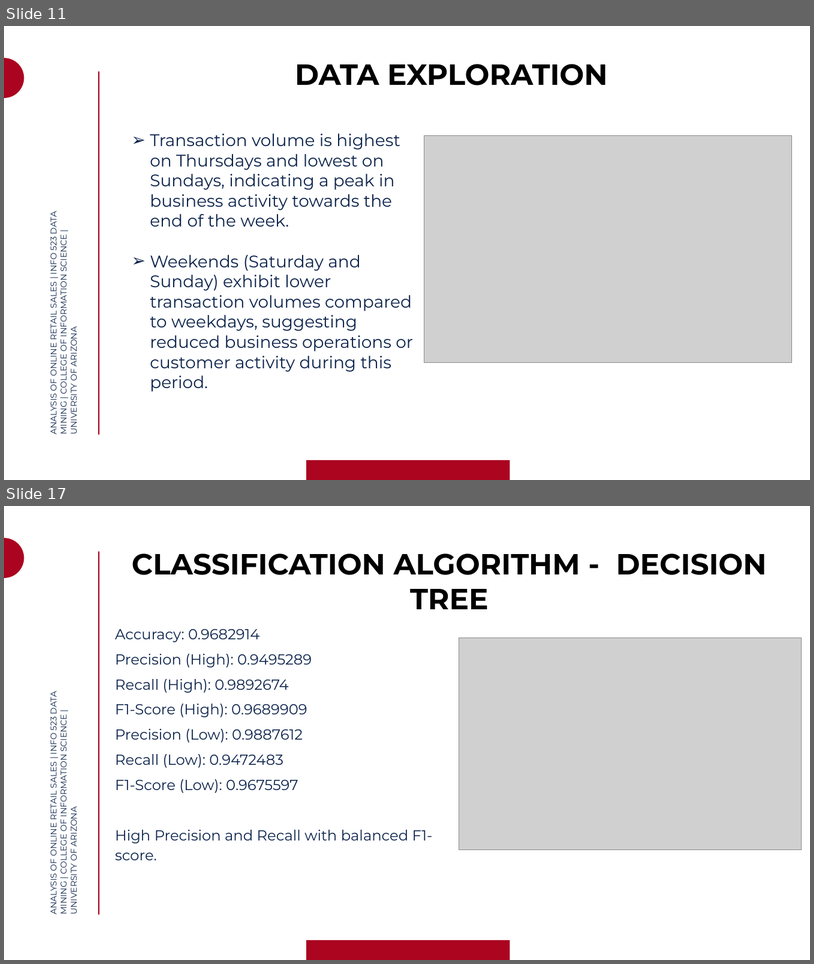
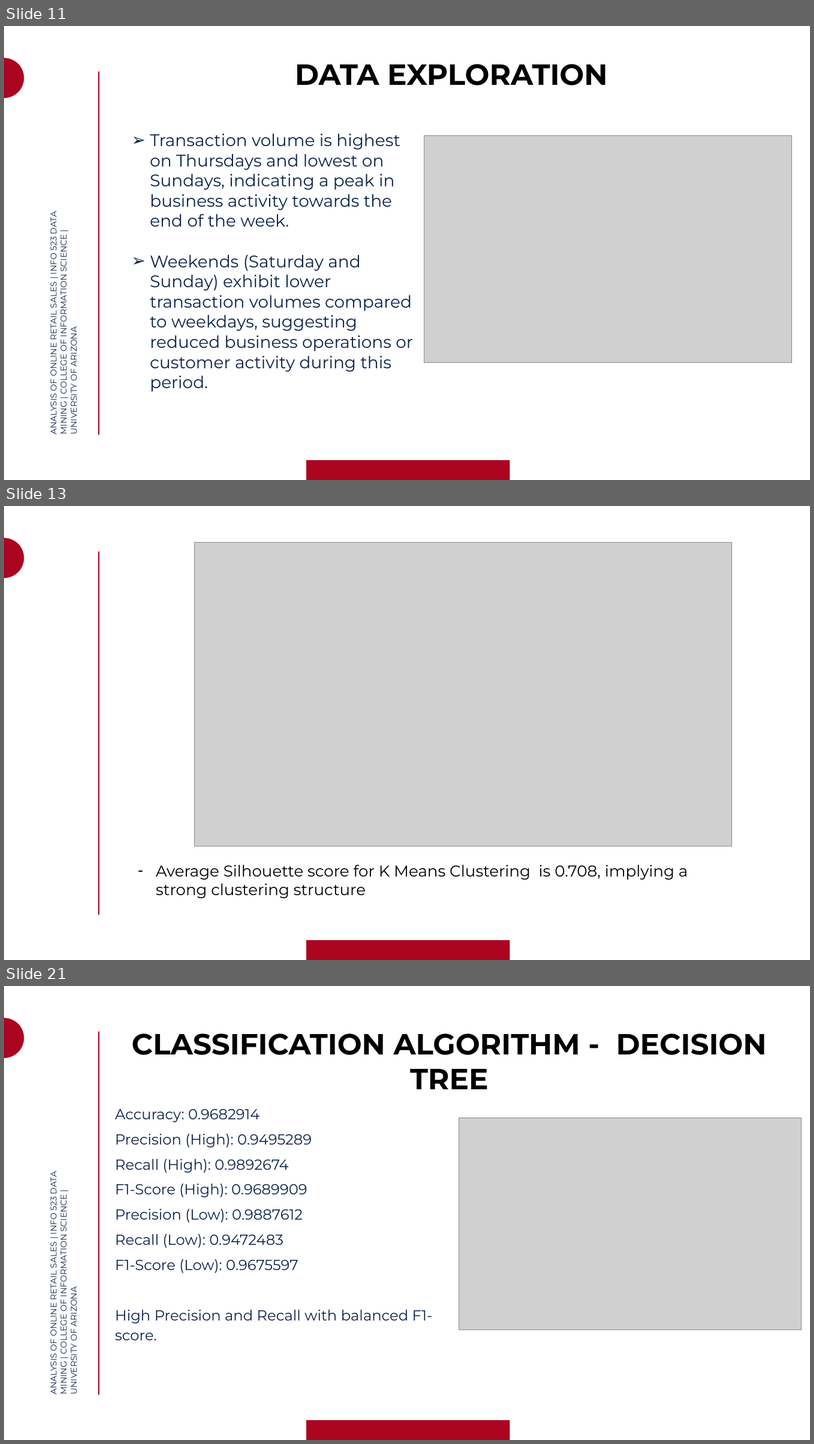
Before and after one commit to praagnya08/INFO-523, a slide deck: INFO 523 DATA MINING PRESENTATION GROUP 6.pptx. Shown one above the other, each under a label of ours: slides 11 and 17 before the commit, slides 11, 13 and 21 after it; the slides between them are not shown. The pictures are 814x964 and 814x1444 pixels, drawn with LibreOffice and Linux fonts; fonts in the diff are those of the drawing; grey boxes stand for pictures; background and template pictures are left out. Boxes give left, top, right and bottom in pixels: in the first picture for what was removed or moved away, otherwise in the second. Text is boxed around its words. In the diff, an @@ line names an element or a change of style, - is before the commit and + after.

```diff
--- a/INFO 523 DATA MINING PRESENTATION GROUP 6.pptx
+++ b/INFO 523 DATA MINING PRESENTATION GROUP 6.pptx
@@ slide 13 added at <box>4,506,810,960</box>, background #FFFFFF; not listed: 3 template elements that a slide beside it also shows @@
@@ picture added at <box>195,542,732,846</box> @@
@@ text added at <box>156,864,688,898</box>, 28 pt, text #000000 @@
+– Average Silhouette score for K Means Clustering is 0.708, implying a strong clustering structure
@@ what was slide 17 is now slide 21 @@
```
Also in this commit, not shown: 7 slides changed, 4 other slides added.
